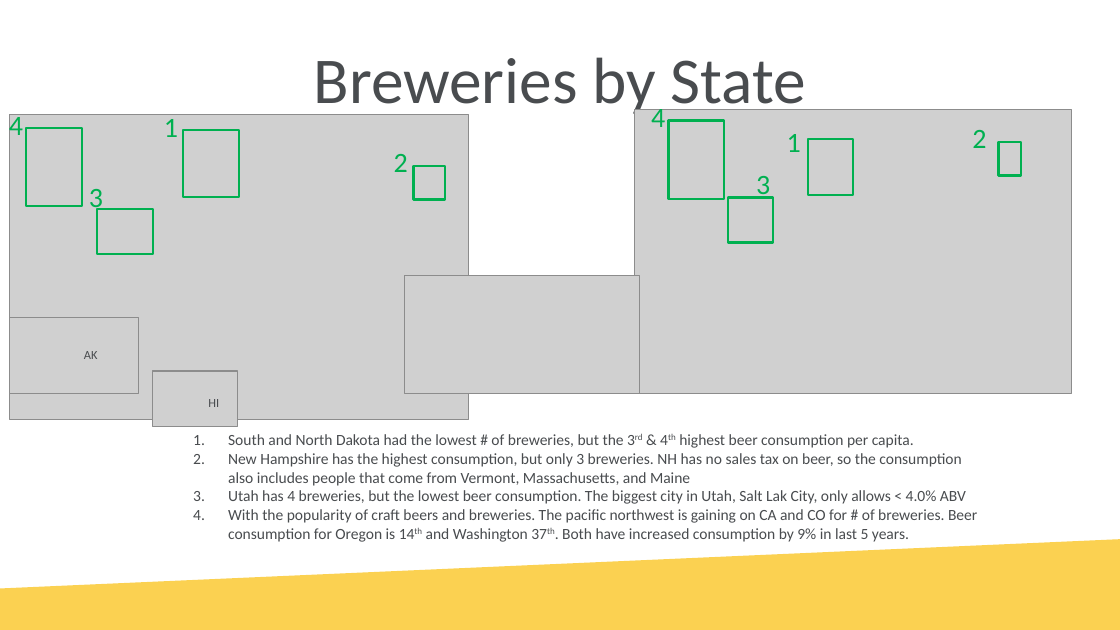
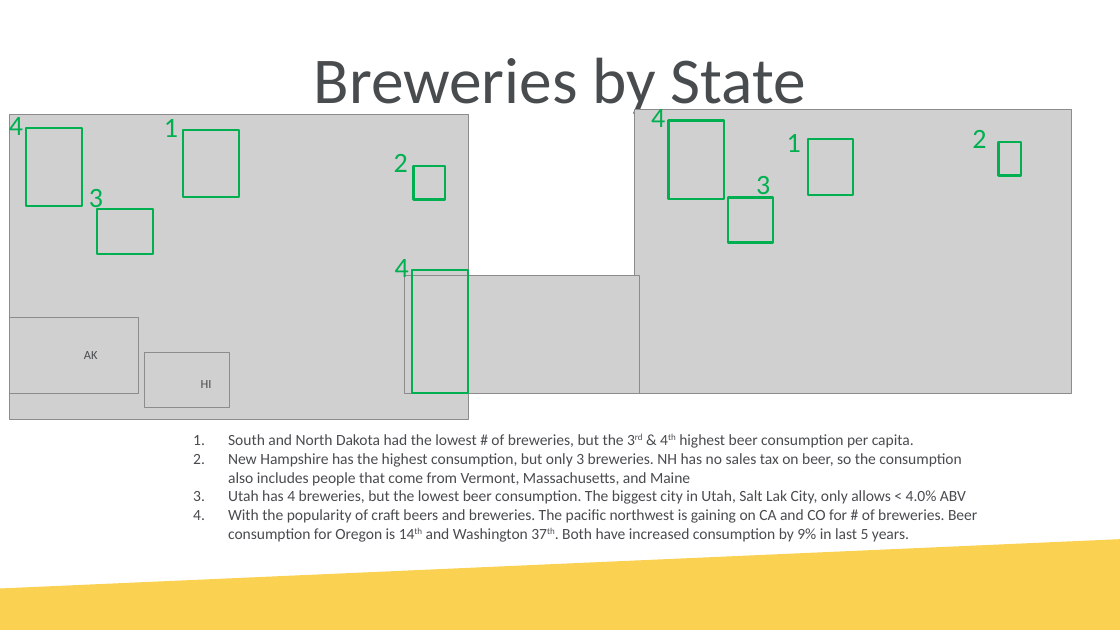
Before and after one commit to tschwebke/DDS6306-Group-Project-1, a slide deck: slide 5 of DS6306 Group Project 1 v2.pptx (slide 4 before the commit). Drawn at 1120x630 pixels with LibreOffice and Linux fonts; fonts in the diff are those of the drawing; grey boxes stand for pictures; background and template pictures are left out. Boxes give left, top, right and bottom in pixels: in the first picture for what was removed or moved away, otherwise in the second. Text is boxed around its words. In the diff, an @@ line names an element or a change of style, - is before the commit and + after.

```diff
--- a/DS6306 Group Project 1 v2.pptx
+++ b/DS6306 Group Project 1 v2.pptx
@@ text added at [395,259,409,283], 18 pt, text #00B050 @@
+4
@@ rectangle added at [412,270,468,393], outline #00B050 1.5 pt @@
@@ picture: place and size @@
-picture at [152,371,236,427]
+picture at [144,352,228,408]
@@ text "HI": place and size @@
-text "HI" at [208,399,219,407]
+text "HI" at [201,380,212,388]
```
Also in this commit, not shown: 5 other slides changed, 1 slide added.
